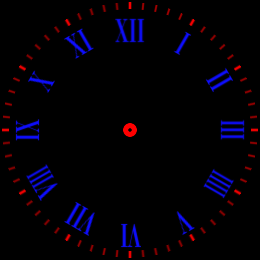
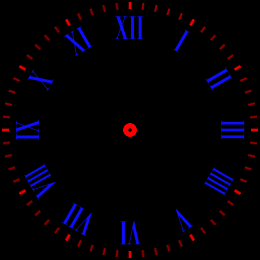
Two versions of the same layered image (260 x 260). Layer-by-layer changes:
showed group "face" (2 layers) over [15, 16, 245, 248]
painted on "numerals rotated", unmasked it over [15, 16, 245, 248]
